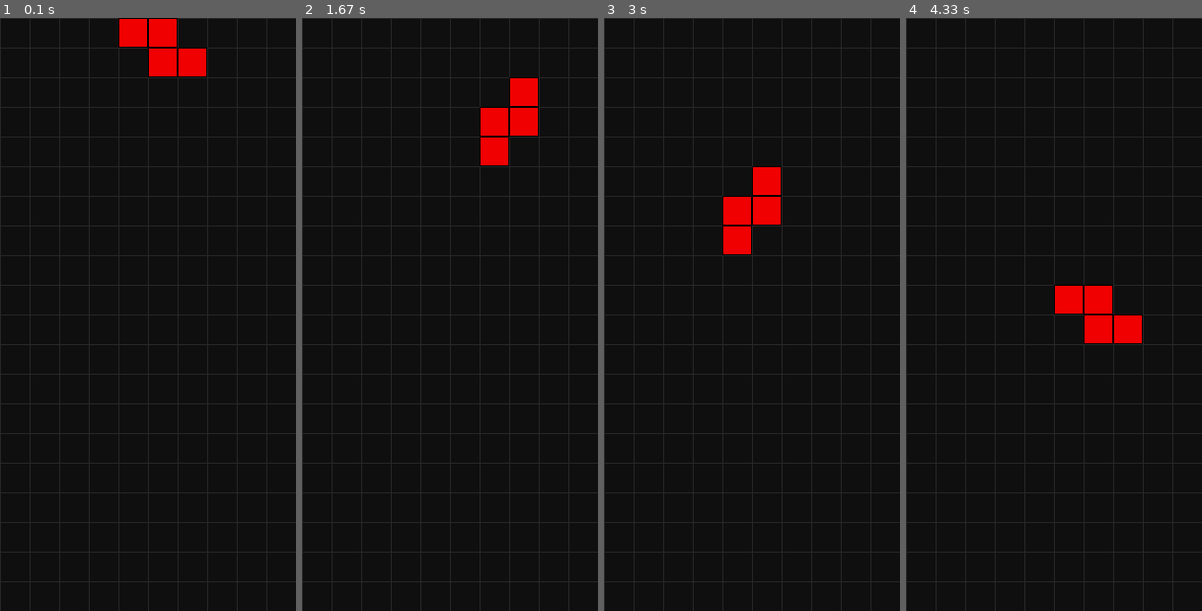
Above: before the commit, frames 1-4 (left to right).
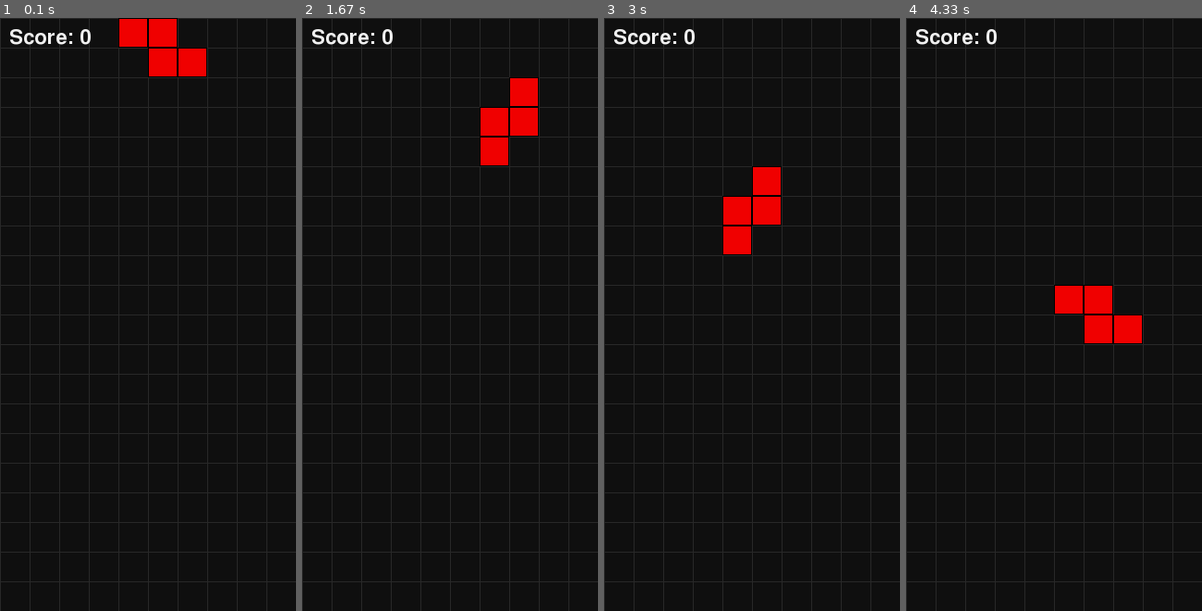
Above: after the commit, the same moments.

Repository: theKHutDeveloper/pygame_arcade_games
Game: pygame game, started from tetris/main.py
Two runs of this game, one before a commit and one after it. Both use one fixed random seed, a clock stepped at 60 frames per second and the inputs below.
Inputs:
- Up to frame 1 (0.1 s): no input
- Up to frame 2 (1.67 s): hold Right 0.33-0.8 s; hold Up 0.83-1.13 s; hold Right 1.17-1.63 s
- Up to frame 3 (3 s): hold Left 1.67-2.2 s; hold Down 2.23-2.53 s; hold Left 2.57-2.97 s
- Up to frame 4 (4.33 s): hold Up 3-3.37 s; hold Right 3.4-4.03 s; hold Down from 4.07 s (still down)

The runs differ from the first frame. In frame 1, 0.3% of the frame differs, in the area x 3-31%, y 1-5%; in frame 2, 0.3%; in frame 3, 0.3%; in frame 4, 0.3%.

Commit message:
Add ScoreRenderSystem to display score on screen
- Implement ScoreRenderSystem using pygame font rendering
- Display current score in the top-left corner of the screen
- Query Score component from ECS world
- Register ScoreRenderSystem after RenderSystem to draw UI overlay

This adds visible score feedback during gameplay.

Diff:
--- a/tetris/main.py
+++ b/tetris/main.py
@@ -9,6 +9,7 @@
     CollisionSystem,
     LineClearSystem,
     GameOverSystem,
+    RenderScoreSystem,
 )
 from tetris.spawn import SpawnSystem
 from tetris.components import Score
@@ -34,6 +35,7 @@
     world.add_system(GravitySystem())
     world.add_system(CollisionSystem())
     world.add_system(RenderSystem(screen))
+    world.add_system(RenderScoreSystem(screen))
 
     while world.running:
         dt = clock.tick(60) / 1000
--- a/tetris/systems.py
+++ b/tetris/systems.py
@@ -307,7 +307,6 @@
 
         for entity, (score,) in world.get_entities_with(Score):
             score.value += points
-            print("Score:", score.value)
 
         # remove blocks in full rows
         for y in full_rows:
@@ -353,3 +352,14 @@
                 print("GAME OVER")
                 world.running = False
                 return
+
+
+class RenderScoreSystem(System):
+    def __init__(self, screen):
+        self.screen = screen
+        self.font = pygame.font.SysFont(None, 32)
+
+    def update(self, world, dt, events):
+        for entity, (score,) in world.get_entities_with(Score):
+            text = self.font.render(f"Score: {score.value}", True, (240, 240, 240))
+            self.screen.blit(text, (10, 10))
